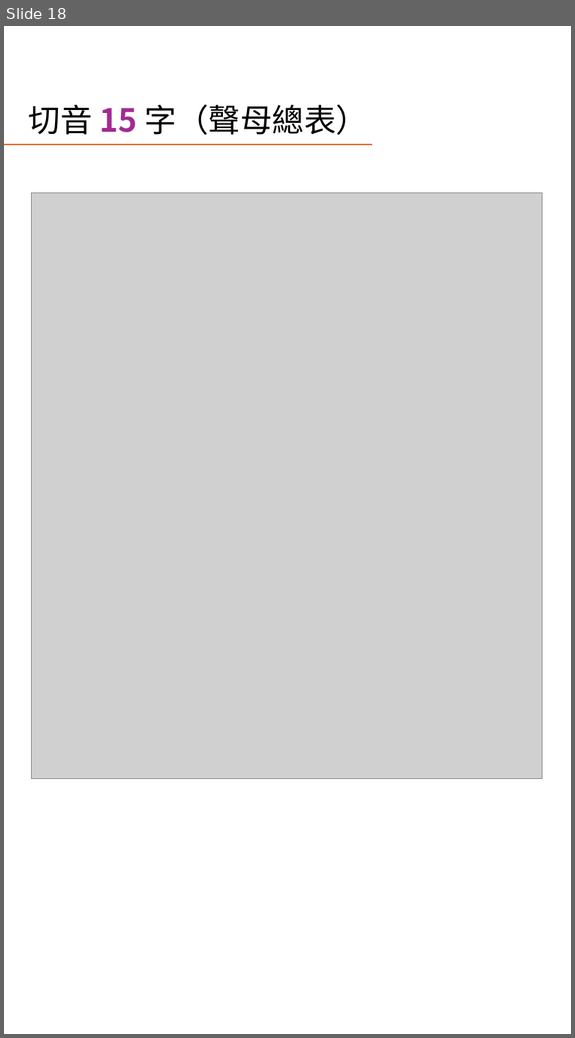
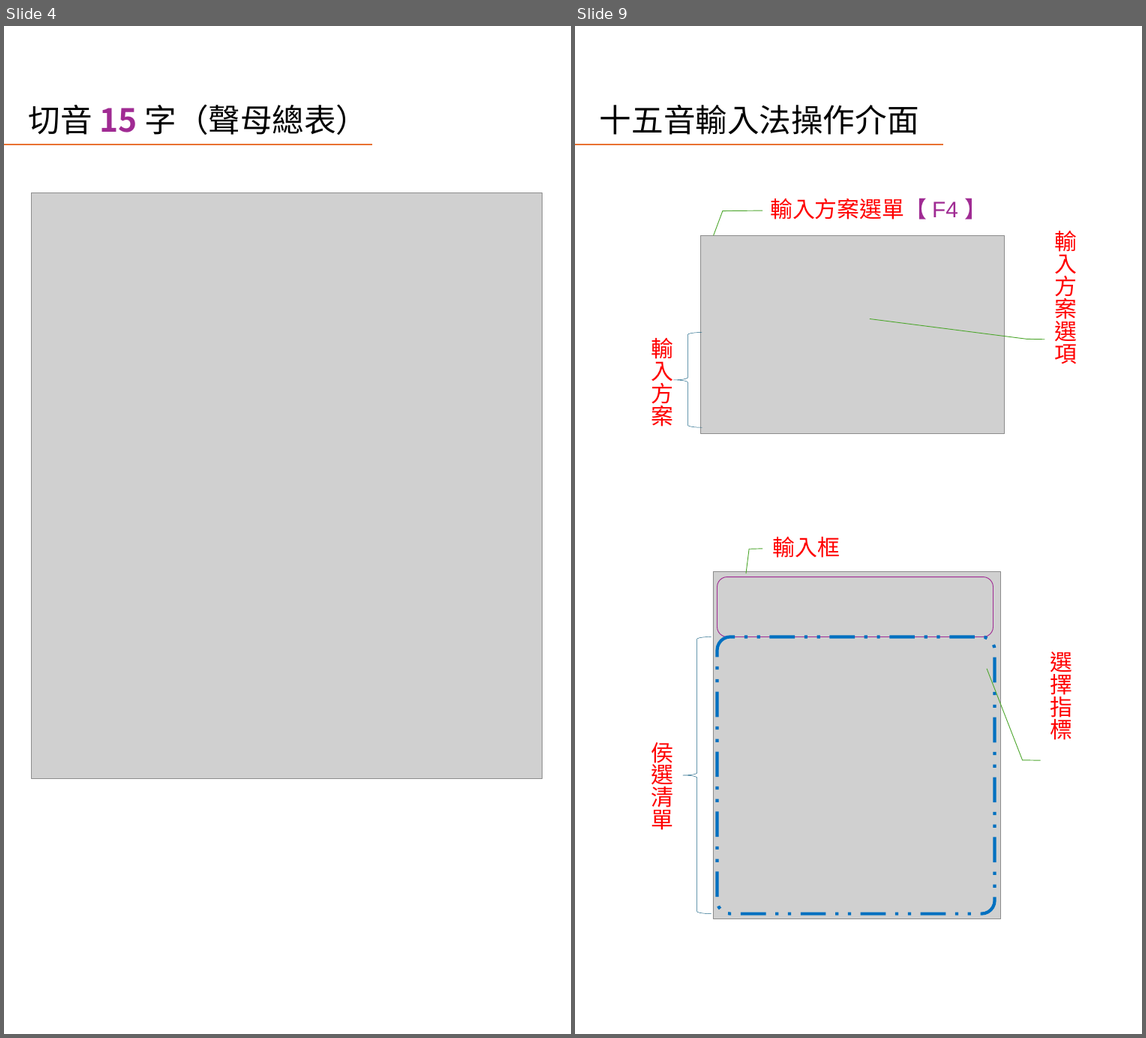
Before and after one commit to AlanJui/rime-tlpa, a slide deck: docs/guide/十五音輸入法簡介.pptx. Shown side by side, each under a label of ours: slide 18 before the commit, slides 4 and 9 after it; the slides between them are not shown. The pictures are 575x1038 and 1146x1038 pixels, drawn with LibreOffice and Linux fonts; fonts in the diff are those of the drawing; grey boxes stand for pictures. Boxes give left, top, right and bottom in pixels: in the first picture for what was removed or moved away, otherwise in the second. Text is boxed around its words. In the diff, an @@ line names an element or a change of style, - is before the commit and + after.

Commit message:
十五音輸入法簡介 v0.0.2

```diff
--- a/docs/guide/十五音輸入法簡介.pptx
+++ b/docs/guide/十五音輸入法簡介.pptx
@@ slide 9 added at <box>575,26,1142,1034</box>, background #FFFFFF; not listed: 1 template element that a slide beside it also shows @@
@@ title added at <box>600,105,919,135</box>, 45.6 pt, text #000000 @@
+十五音輸入法操作介面
@@ callout added at <box>765,192,1021,226</box>, fill #FFFFFF, outline #4EA72E 1 pt, 32 pt, text #FF0000 @@
+輸入方案選單【 F4 】
@@ callout added at <box>1045,225,1085,432</box>, fill #FFFFFF, outline #4EA72E 1 pt, 32 pt, text #FF0000 @@
+輸入方案選項
@@ picture added at <box>700,235,1005,433</box> @@
@@ text added at <box>651,338,674,426</box>, 32 pt, text #FF0000 @@
+輸入方案
@@ left brace added at <box>673,333,702,428</box>, outline #156082 0.5 pt @@
@@ callout added at <box>763,531,849,563</box>, fill #FFFFFF, outline #4EA72E 1 pt, 32 pt, text #FF0000 @@
+輸入框
@@ picture added at <box>713,571,1000,918</box> @@
@@ rounded rectangle added at <box>717,576,993,636</box>, outline #A02B93 1 pt @@
@@ left brace added at <box>683,636,711,913</box>, outline #156082 0.5 pt @@
@@ rounded rectangle added at <box>717,636,995,913</box>, outline #0070C0 4.5 pt dashed @@
@@ callout added at <box>1041,646,1081,853</box>, fill #FFFFFF, outline #4EA72E 1 pt, 32 pt, text #FF0000 @@
+選擇指標
@@ text added at <box>651,742,674,830</box>, 32 pt, text #FF0000 @@
+侯選清單
@@ what was slide 18 is now slide 4 @@
```
Also in this commit, not shown: 3 slides changed, 5 other slides added.
